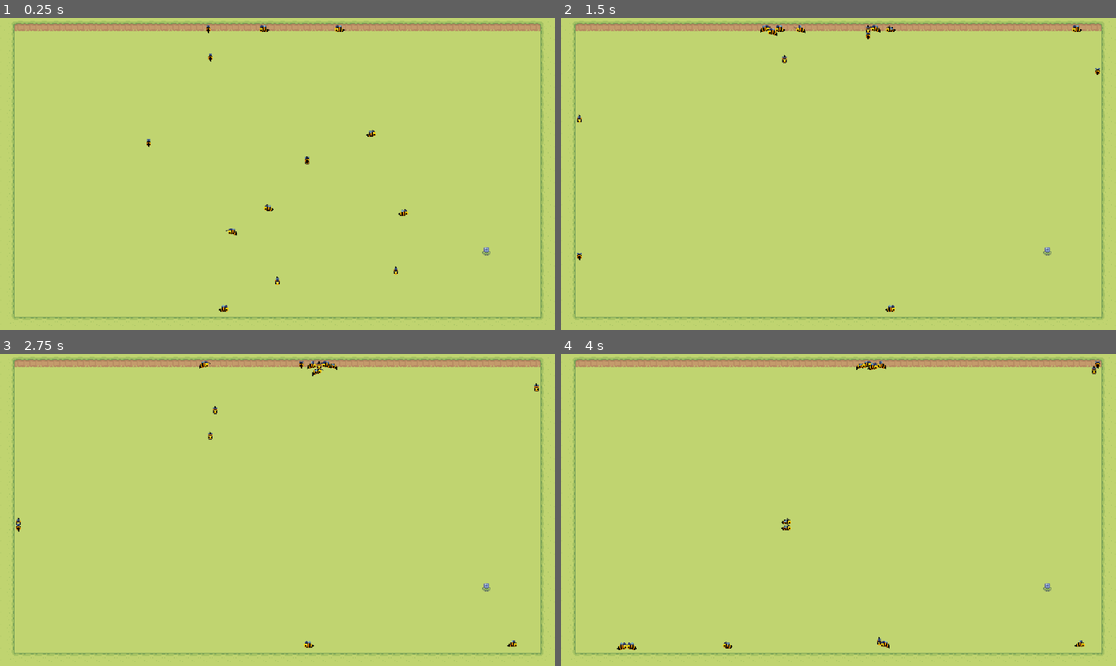
Above: before the commit, frames 1-4 (two rows, left to right).
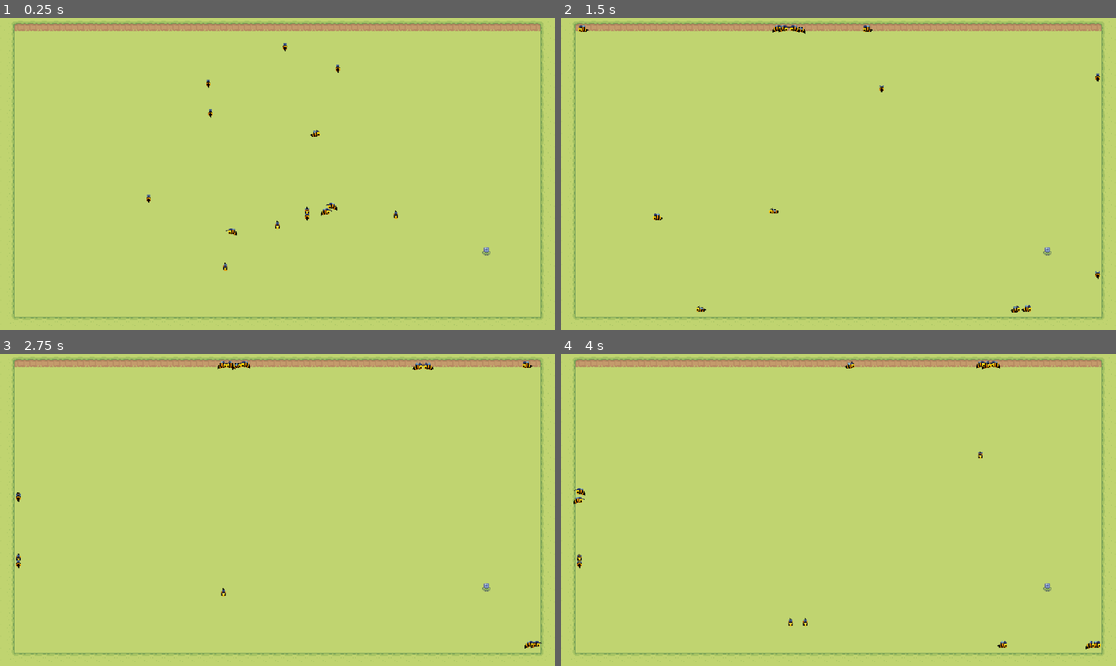
Above: after the commit, the same moments.

Repository: Kuuro-neko/Beeclust
Game: Godot game, scene res://scenes/world.tscn
Same seed, same stepped clock (60 frames per second), same inputs: the game is played once before the commit and once after it.
Inputs:
- Up to frame 1 (0.25 s): no input
- Up to frame 2 (1.5 s): no input
- Up to frame 3 (2.75 s): no input
- Up to frame 4 (4 s): no input

The runs differ from the first frame. In frame 1, 0.5% of the frame differs, in the area x 26-74%, y 2-95%; in frame 2, 0.6%; in frame 3, 0.6%; in frame 4, 0.7%, in the area x 2-98%, y 2-95%.

Commit message:
Fix double move

Diff:
--- a/scripts/bee.gd
+++ b/scripts/bee.gd
@@ -16,13 +16,10 @@
 	direction = [Vector2.RIGHT, Vector2.LEFT, Vector2.DOWN, Vector2.UP].pick_random()
 
 func _physics_process(delta: float) -> void:
-	velocity = Vector2.ZERO
 	if state == MOVE:
 		var collision = move_and_collide(direction * SPEED * delta)
 		if collision:
 			handle_collision(collision)
-		else:
-			position += direction * SPEED * delta
 
 	elif state == MEASURE:
 		timeToWait = measure()
@@ -43,7 +40,6 @@
 		state = MOVE
 
 	play_anim()
-	move_and_slide()
 
 func handle_collision(collision: KinematicCollision2D):
 	var collider = collision.get_collider()
@@ -53,6 +49,9 @@
 		state = TURN
 
 func play_anim():
+	if not has_node("AnimatedSprite2D"):
+		return
+
 	var anim = $AnimatedSprite2D
 	if state == MOVE:
 		match direction:
